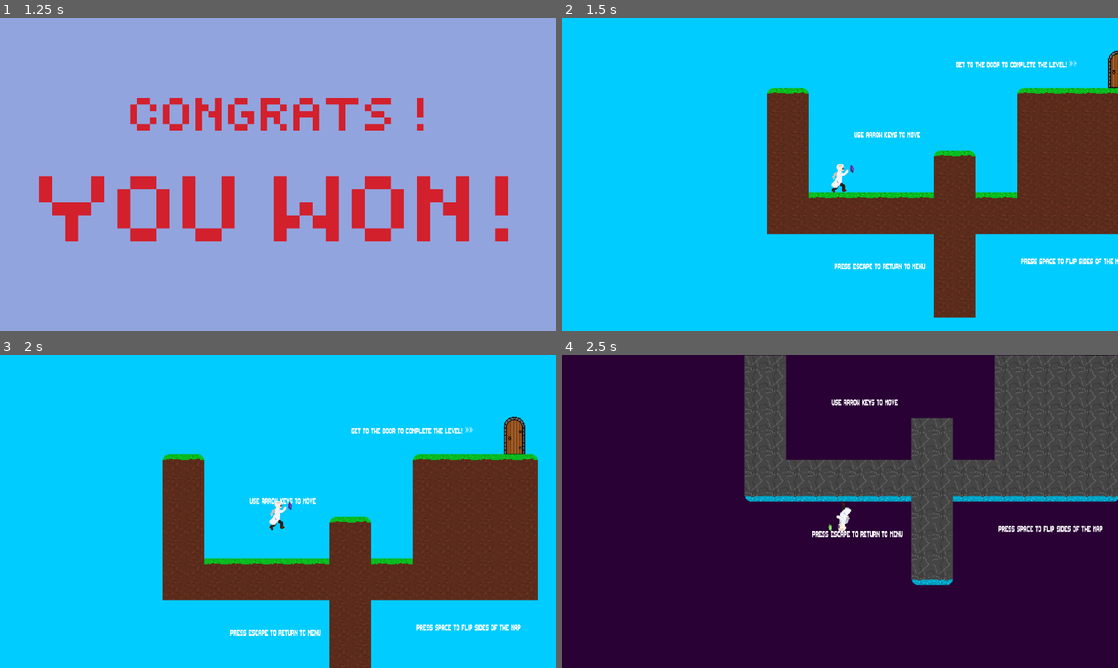
Above: before the commit, frames 1-4 (two rows, left to right).
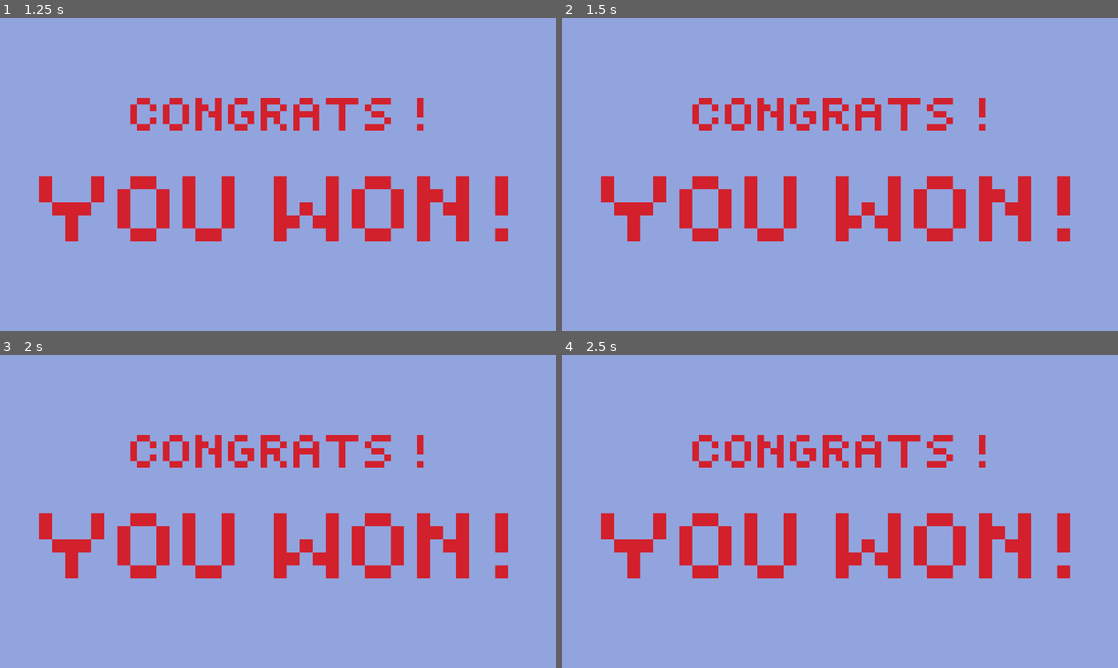
Above: after the commit, the same moments.

Repository: jasjakub1/Flipside
Game: Godot game, scene res://Scenes/Victory.tscn
The game is run twice, just before and just after one commit, with the same random seed, the same clock (stepped at 60 frames per second) and the same inputs. This scene is started directly instead of the project's main scene.
Inputs:
- Up to frame 1 (1.25 s): tap Enter at 0.5 s; hold Right (right) from 0.53 s (still down); tap Space (flip) at 0.6 s; tap Up (up) at 0.77 s
- Up to frame 2 (1.5 s): keep holding Right (right); tap R (retry) at 1.25 s; tap Space (flip) at 1.35 s
- Up to frame 3 (2 s): keep holding Right (right); tap Up (up) at 1.52 s
- Up to frame 4 (2.5 s): tap Space (flip) at 2, 2.1 s; release Right (right) at 2.03 s; hold Left (left) from 2.03 s (still down)

Frame 1 is identical in both runs. In frame 2, 100% of the frame differs, in the area x 0-100%, y 0-100%; in frame 3, 100%; in frame 4, 100%.
Error before the commit: Attempt to call function 'show' in base 'null instance' on a null instance. (res://Scripts/game_manager.gd:68)

Commit message:
Update Victory.tscn

Diff:
--- a/Scenes/Victory.tscn
+++ b/Scenes/Victory.tscn
@@ -2,7 +2,6 @@
 
 [ext_resource type="Texture2D" uid="uid://d30sgolrjpdkk" path="res://Assets/92a4de.png" id="1_q6vst"]
 [ext_resource type="Texture2D" uid="uid://bvb0pbe8e2m81" path="res://Assets/unnamed.png" id="2_13fhg"]
-[ext_resource type="PackedScene" uid="uid://d0cdtntvqoetx" path="res://Prefabs/game_manager.tscn" id="3_13fhg"]
 
 [node name="Victory" type="Node2D" unique_id=239767971]
 
@@ -18,5 +17,3 @@
 
 [node name="Camera2D" type="Camera2D" parent="." unique_id=1888708988]
 position = Vector2(651, 349)
-
-[node name="GameManager" parent="." unique_id=1526663803 instance=ExtResource("3_13fhg")]
